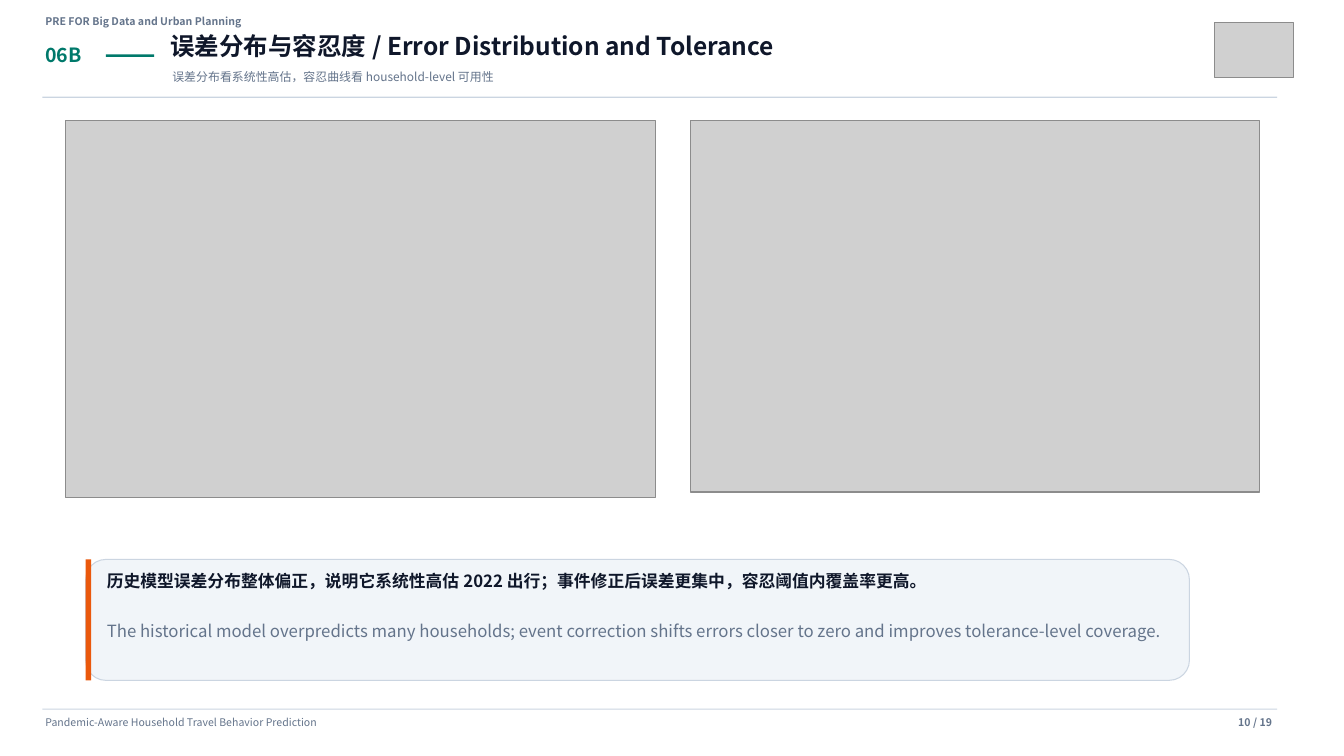
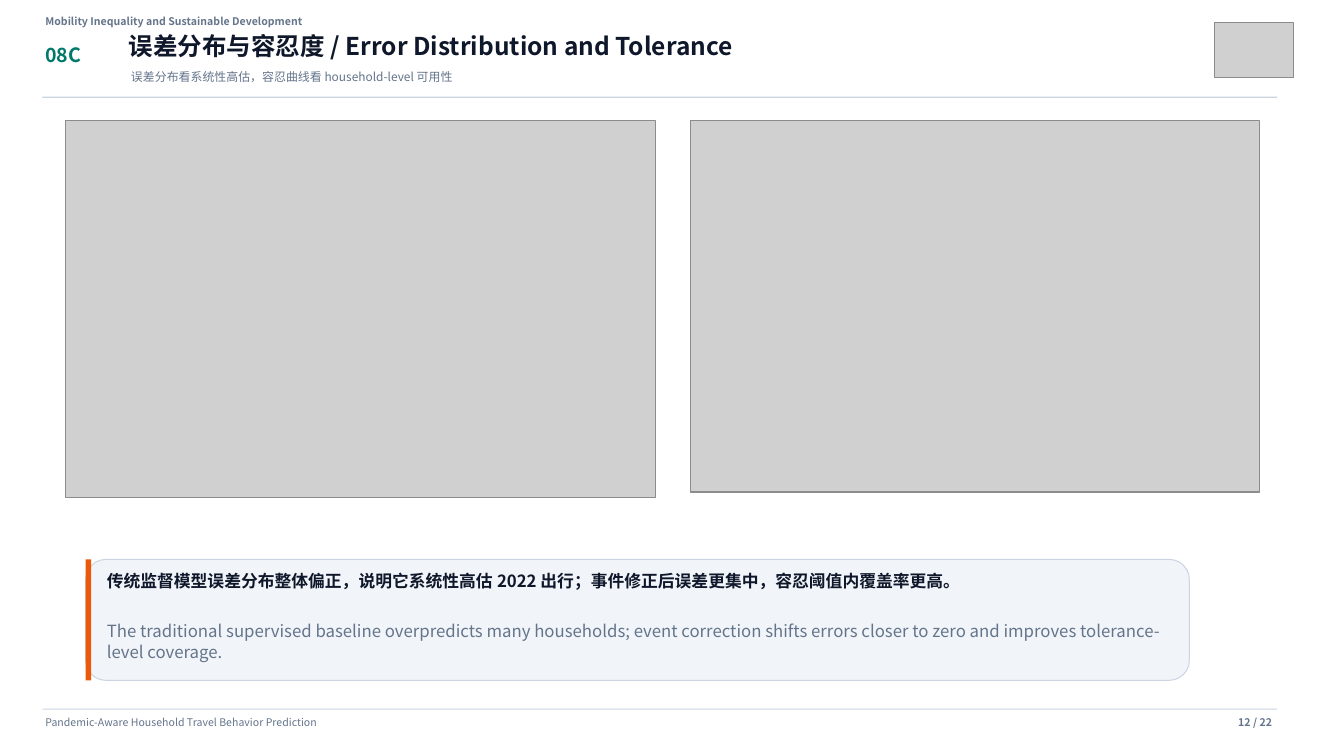
Before and after one commit to Lrving-code/NHTS-Travel-Prediction, a slide deck: slide 12 of outputs/final_project/NHTS_Travel_Behavior_Template_Presentation.pptx (slide 10 before the commit). Drawn at 1344x756 pixels with LibreOffice and Linux fonts; fonts in the diff are those of the drawing; grey boxes stand for pictures. Boxes give left, top, right and bottom in pixels: in the first picture for what was removed or moved away, otherwise in the second. Text is boxed around its words. In the diff, an @@ line names an element or a change of style, - is before the commit and + after.

```diff
--- a/outputs/final_project/NHTS_Travel_Behavior_Template_Presentation.pptx
+++ b/outputs/final_project/NHTS_Travel_Behavior_Template_Presentation.pptx
@@ text at [45,16,302,28]: text changed @@
-PRE FOR Big Data and Urban Planning
+Mobility Inequality and Sustainable Development
@@ text "误差分布与容忍度 / Error Distribution and ...": place and size @@
-text "误差分布与容忍度 / Error Distribution and ..." at [170,34,774,58]
+text "误差分布与容忍度 / Error Distribution and ..." at [129,34,733,58]
@@ text at [45,47,81,63]: text changed @@
-06B
+08C
@@ rectangle removed at [106,54,154,57] @@
@@ text "误差分布看系统性高估，容忍曲线看 household-level 可用性": place and size @@
-text "误差分布看系统性高估，容忍曲线看 household-level 可用性" at [172,71,494,82]
+text "误差分布看系统性高估，容忍曲线看 household-level 可用性" at [131,71,453,82]
@@ text at [107,572,960,590]: text changed @@
-历史模型误差分布整体偏正，说明它系统性高估 2022 出行；事件修正后误差更集中，容忍阈值内覆盖率更高。
+传统监督模型误差分布整体偏正，说明它系统性高估 2022 出行；事件修正后误差更集中，容忍阈值内覆盖率更高。
@@ text at [107,623,1159,662]: text changed @@
-The historical model overpredicts many households; event correction shifts errors closer to zero and improves tolerance-level coverage.
+The traditional supervised baseline overpredicts many households; event correction shifts errors closer to zero and improves tolerance-level coverage.
@@ text at [1238,718,1272,726]: text changed @@
-10 / 19
+12 / 22
```
Also in this commit, not shown: 16 other slides changed, 5 slides added, 2 slides removed, 35 other files.
